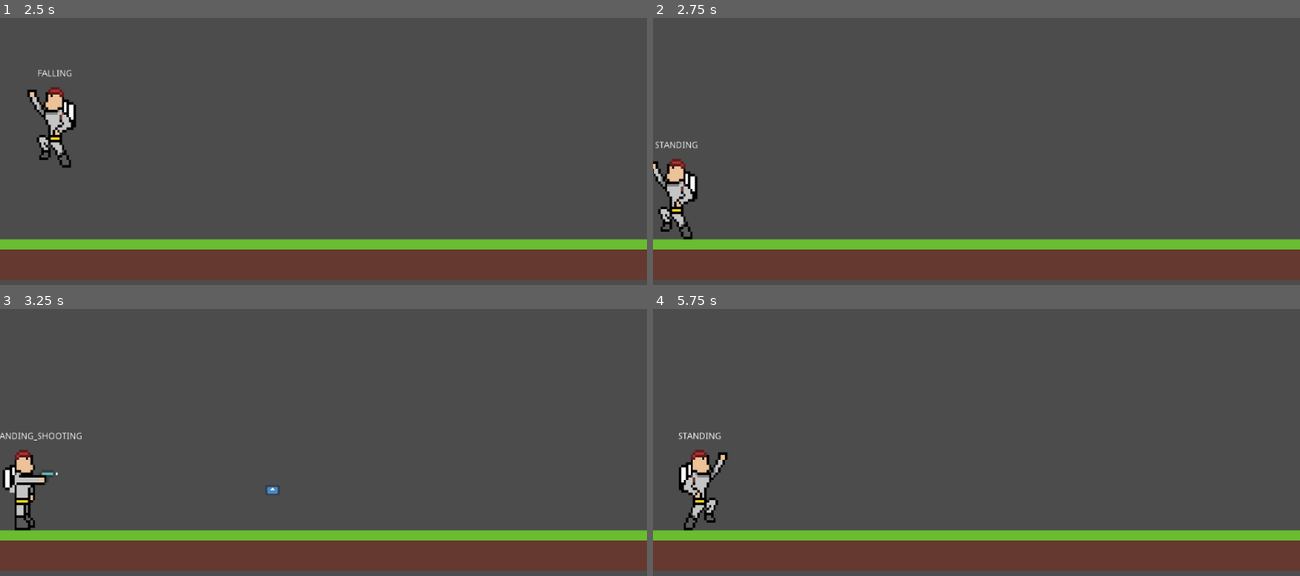
Above: before the commit, frames 1-4 (two rows, left to right).
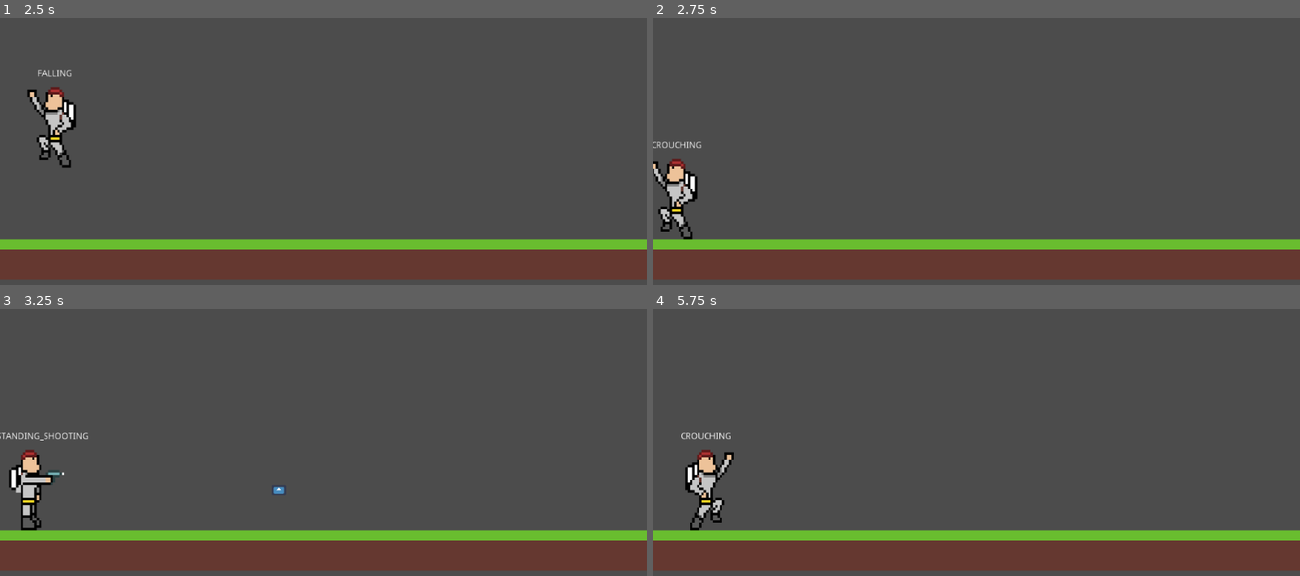
Above: after the commit, the same moments.

Repository: TRushton95/Dashing
Game: Godot game, scene res://World.tscn
Two runs of this game, one before a commit and one after it. Both use one fixed random seed, a clock stepped at 60 frames per second and the inputs below. The engine's default icon, where the game draws it, is replaced by a stand-in: a white triangle on a blue panel in a dark square.
Inputs (mouse positions are in pixels of both pictures, inside the frame that each line leads up to):
- Up to frame 1 (2.5 s): tap Enter at 0.5 s; move the mouse to (465, 127) at 0.52 s; hold S (crouch) 0.53-1.28 s; hold D (move_right) 0.53-2.03 s; tap Space (jump) at 0.77, 1.25, 1.52 s; move the mouse to (194, 164) at 1.27 s; tap S (crouch) at 1.35 s; move the mouse to (388, 63) at 2.02 s; hold A (move_left) from 2.03 s (still down); hold S (crouch) from 2.03 s (still down); right-click (388, 63) at 2.1 s
- Up to frame 2 (2.75 s): keep holding A (move_left); keep holding S (crouch)
- Up to frame 3 (3.25 s): move the mouse to (291, 511) at 2.77 s; release A (move_left) at 2.78 s; release S (crouch) at 2.78 s; hold D (move_right) from 2.78 s (still down); click (291, 511) at 2.85 s; tap Space (jump) at 3.02 s; tap S (crouch) at 3.05 s
- Up to frame 4 (5.75 s): move the mouse to (1170, 493) at 3.52 s; hold S (crouch) 3.53-4.28 s; tap Shift (sprint) at 3.6 s; tap Space (jump) at 3.77, 4.52 s; tap Enter at 4.25 s; move the mouse to (782, 381) at 4.27 s; release D (move_right) at 4.28 s; hold A (move_left) 4.28-5.03 s; tap S (crouch) at 4.35 s; move the mouse to (1008, 437) at 5.02 s; hold D (move_right) from 5.03 s (still down); hold S (crouch) from 5.03 s (still down)

Frame 1 is identical in both runs. In frame 2, 0.1% of the frame differs, in the area x 0-8%, y 46-49%; in frame 3, 1.3%; in frame 4, 1.4%, in the area x 4-13%, y 46-84%.

Commit message:
Allow crouching if crouch button is held instead of just pressed

Diff:
--- a/Src/Entities/Player/Player.gd
+++ b/Src/Entities/Player/Player.gd
@@ -59,7 +59,7 @@
 				_push_state(State.STANDING_SHOOTING)
 				velocity.x = 0
 				_shoot()
-			elif Input.is_action_just_pressed("crouch"):
+			elif Input.is_action_pressed("crouch"):
 				velocity.x = 0
 				_push_state(State.CROUCHING)
 			elif Input.is_action_just_pressed("roll"):
@@ -84,7 +84,7 @@
 				gliding = false
 
 		State.CROUCHING:
-			if Input.is_action_just_released("crouch"):
+			if !Input.is_action_pressed("crouch"):
 				_pop_state()
 
 	$Sprite.transform.x = Vector2.LEFT if direction == Enums.Direction.LEFT else Vector2.RIGHT
--- a/Src/Entities/Player/Player.tscn
+++ b/Src/Entities/Player/Player.tscn
@@ -79,22 +79,6 @@
 } ]
 }
 
-[sub_resource type="Animation" id=3]
-resource_name = "Gliding"
-loop = true
-tracks/0/type = "value"
-tracks/0/path = NodePath(".:frame")
-tracks/0/interp = 1
-tracks/0/loop_wrap = true
-tracks/0/imported = false
-tracks/0/enabled = true
-tracks/0/keys = {
-"times": PoolRealArray( 0 ),
-"transitions": PoolRealArray( 1 ),
-"update": 1,
-"values": [ 4 ]
-}
-
 [sub_resource type="Animation" id=4]
 loop = true
 tracks/0/type = "value"
@@ -107,6 +91,21 @@
 "times": PoolRealArray( 0 ),
 "transitions": PoolRealArray( 1 ),
 "update": 1,
+"values": [ 4 ]
+}
+
+[sub_resource type="Animation" id=5]
+loop = true
+tracks/0/type = "value"
+tracks/0/path = NodePath(".:frame")
+tracks/0/interp = 1
+tracks/0/loop_wrap = true
+tracks/0/imported = false
+tracks/0/enabled = true
+tracks/0/keys = {
+"times": PoolRealArray( 0 ),
+"transitions": PoolRealArray( 1 ),
+"update": 1,
 "values": [ 0 ]
 }
 tracks/1/type = "method"
@@ -124,8 +123,7 @@
 } ]
 }
 
-[sub_resource type="Animation" id=5]
-resource_name = "Rolling"
+[sub_resource type="Animation" id=6]
 length = 0.5
 tracks/0/type = "value"
 tracks/0/path = NodePath(".:frame")
@@ -187,13 +185,13 @@
 } ]
 }
 
+[sub_resource type="AnimationNodeAnimation" id=8]
+animation = "Crouching"
+
 [sub_resource type="AnimationNodeAnimation" id=9]
-animation = "Crouching"
+animation = "Falling"
 
 [sub_resource type="AnimationNodeAnimation" id=10]
-animation = "Falling"
-
-[sub_resource type="AnimationNodeAnimation" id=27]
 animation = "FallingShooting"
 
 [sub_resource type="AnimationNodeAnimation" id=11]
@@ -205,19 +203,21 @@
 [sub_resource type="AnimationNodeAnimation" id=13]
 animation = "Rolling"
 
-[sub_resource type="AnimationNodeAnimation" id=31]
+[sub_resource type="AnimationNodeAnimation" id=14]
 animation = "StandingShooting"
 
+[sub_resource type="AnimationNodeStateMachineTransition" id=15]
+
 [sub_resource type="AnimationNodeStateMachineTransition" id=16]
 
 [sub_resource type="AnimationNodeStateMachineTransition" id=17]
 
 [sub_resource type="AnimationNodeStateMachineTransition" id=18]
-
-[sub_resource type="AnimationNodeStateMachineTransition" id=19]
 switch_mode = 2
 auto_advance = true
 
+[sub_resource type="AnimationNodeStateMachineTransition" id=19]
+
 [sub_resource type="AnimationNodeStateMachineTransition" id=20]
 
 [sub_resource type="AnimationNodeStateMachineTransition" id=21]
@@ -228,26 +228,24 @@
 
 [sub_resource type="AnimationNodeStateMachineTransition" id=24]
 
-[sub_resource type="AnimationNodeStateMachineTransition" id=28]
-
-[sub_resource type="AnimationNodeStateMachineTransition" id=29]
+[sub_resource type="AnimationNodeStateMachineTransition" id=25]
 switch_mode = 2
 auto_advance = true
 
-[sub_resource type="AnimationNodeStateMachineTransition" id=30]
-
-[sub_resource type="AnimationNodeStateMachineTransition" id=32]
-
-[sub_resource type="AnimationNodeStateMachineTransition" id=33]
+[sub_resource type="AnimationNodeStateMachineTransition" id=26]
+
+[sub_resource type="AnimationNodeStateMachineTransition" id=27]
+
+[sub_resource type="AnimationNodeStateMachineTransition" id=28]
 switch_mode = 2
 auto_advance = true
 
-[sub_resource type="AnimationNodeStateMachine" id=6]
-states/Crouching/node = SubResource( 9 )
+[sub_resource type="AnimationNodeStateMachine" id=29]
+states/Crouching/node = SubResource( 8 )
 states/Crouching/position = Vector2( 225, 23 )
-states/Falling/node = SubResource( 10 )
+states/Falling/node = SubResource( 9 )
 states/Falling/position = Vector2( 430, 74 )
-states/FallingShooting/node = SubResource( 27 )
+states/FallingShooting/node = SubResource( 10 )
 states/FallingShooting/position = Vector2( 633, 142 )
 states/Gliding/node = SubResource( 11 )
 states/Gliding/position = Vector2( 430, 190 )
@@ -280,25 +278,25 @@
 [node name="AnimationPlayer" type="AnimationPlayer" parent="Sprite"]
 anims/Crouching = SubResource( 1 )
 anims/Falling = SubResource( 2 )
-anims/FallingShooting = SubResource( 26 )
-anims/Gliding = SubResource( 3 )
-anims/Idle = SubResource( 4 )
-anims/Rolling = SubResource( 5 )
-anims/StandingShooting = SubResource( 25 )
+anims/FallingShooting = SubResource( 3 )
+anims/Gliding = SubResource( 4 )
+anims/Idle = SubResource( 5 )
+anims/Rolling = SubResource( 6 )
+anims/StandingShooting = SubResource( 7 )
 
 [node name="AnimationTree" type="AnimationTree" parent="Sprite"]
-tree_root = SubResource( 6 )
+tree_root = SubResource( 29 )
 anim_player = NodePath("../AnimationPlayer")
 active = true
-parameters/playback = SubResource( 7 )
+parameters/playback = SubResource( 30 )
 
 [node name="StandingHitbox" type="CollisionShape2D" parent="."]
-shape = SubResource( 8 )
+shape = SubResource( 31 )
 
 [node name="CrouchingHitbox" type="CollisionShape2D" parent="."]
 visible = false
 position = Vector2( 0, 20 )
-shape = SubResource( 34 )
+shape = SubResource( 32 )
 
 [node name="RollStunTimer" type="Timer" parent="."]
 wait_time = 0.5
Not shown: 3 places in Src/Entities/Player/Player.tscn that only renumber resources
